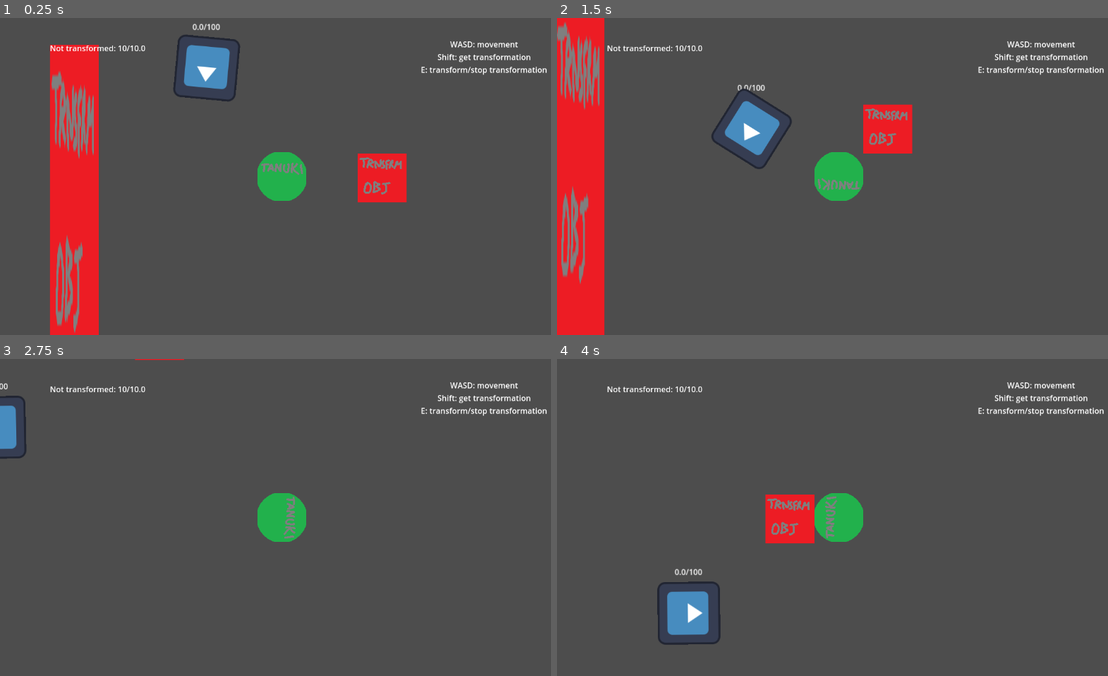
Above: before the commit, frames 1-4 (two rows, left to right).
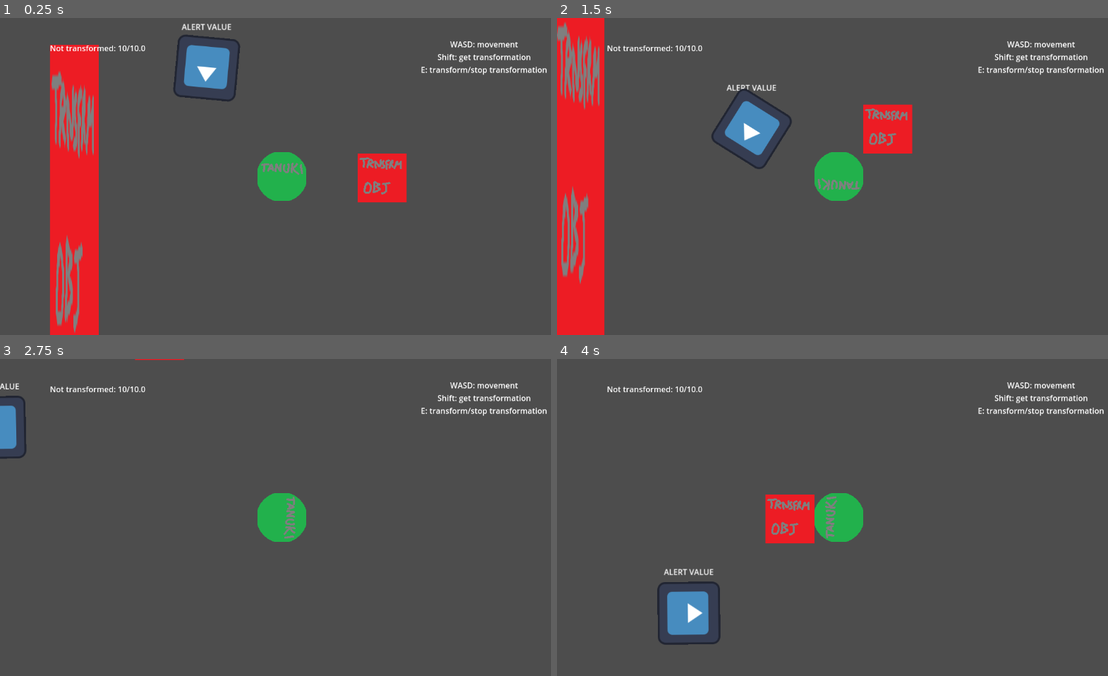
Above: after the commit, the same moments.

Repository: FinalExa/Tanuki
Game: Godot game, scene res://_Scenes/player_transform_test.tscn
Two runs of this game, one before a commit and one after it. Both use one fixed random seed, a clock stepped at 60 frames per second and the inputs below. The engine's default icon, where the game draws it, is replaced by a stand-in: a white triangle on a blue panel in a dark square.
Inputs (mouse positions are in pixels of both pictures, inside the frame that each line leads up to):
- Up to frame 1 (0.25 s): no input
- Up to frame 2 (1.5 s): move the mouse to (964, 160) at 0.52 s; hold D (right) 0.53-1.28 s; tap E (transformation) at 0.6 s; move the mouse to (727, 192) at 1.27 s; hold S (down) from 1.28 s (still down); click (727, 192) at 1.35 s
- Up to frame 3 (2.75 s): tap E (transformation) at 1.55, 2.3 s; move the mouse to (336, 447) at 2.02 s; release S (down) at 2.03 s; hold D (right) from 2.03 s (still down); tap Shift (interact) at 2.1 s
- Up to frame 4 (4 s): move the mouse to (810, 580) at 2.77 s; release D (right) at 2.78 s; hold W (up) 2.78-3.53 s; tap E (transformation) at 2.85, 3.6 s; move the mouse to (1008, 565) at 3.52 s; hold A (left) from 3.53 s (still down)

The runs differ from the first frame. In frame 1, 0.1% of the frame differs, in the area x 32-42%, y 1-4%; in frame 2, 0.1%; in frame 3, less than 0.1%; in frame 4, 0.1%, in the area x 19-29%, y 66-69%.
Error after the commit: Parse Error: Too many arguments for "initialize_guard_research()" call. Expected at most 1 but received 2. (res://Enemies/Scripts/GuardAlert.gd:77)

Commit message:
Preparation for Guard Research rework

Diff:
--- a/Enemies/Scripts/GuardController.gd
+++ b/Enemies/Scripts/GuardController.gd
@@ -30,6 +30,7 @@
 @export var lookActions: Array[LookDirections]
 
 @export var guardResearch: GuardResearch
+@export var guardStunned: GuardStunned
 
 func _ready():
 	emit_signal("get_character_ref")
--- a/Enemies/Scripts/GuardResearch.gd
+++ b/Enemies/Scripts/GuardResearch.gd
@@ -6,15 +6,16 @@
 @export var buildUpDuration: float
 @export var onReturnToCheckAlertValue: float
 @export var objectInterationDistanceThreshold: float
+@export var researchEndDuration: float
 @export var rayTargets: Array[Node2D]
 @export var researchActiveText: String
-var buildUpTimer: float
-var buildUpId: int
-var buildUpActive: bool
+var researchEndTimer: float
 var researchTarget: Node2D
 var researchLastPosition: Vector2
 var researchLastDirection: Vector2
-var isTrackingAMovable: bool
+var suspiciousItemsList: Array[Node2D]
+var stunnedGuardsList: Array[GuardController]
+var researchHasFoundSomething: bool
 
 @export var guardController: GuardController
 @export var guardAlertValue: GuardAlertValue
@@ -25,15 +26,13 @@
 @export var guardCheck: GuardCheck
 @export var guardStunned: GuardStunned
 
-func  _physics_process(_delta):
-	research_active()
+func  _physics_process(delta):
+	research_active(delta)
 
-func initialize_guard_research(target: Node2D, isMovable: bool):
+func initialize_guard_research(target: Node2D):
 	researchTarget = target
 	guardController.isInResearch = true
 	guardAlertValue.updateText(researchActiveText)
-	isTrackingAMovable = isMovable
-	buildUpTimer = buildUpDuration
 	research_setup()
 
 func research_setup():
@@ -49,63 +48,45 @@
 	guardMovement.reset_movement_speed()
 	guardRotator.setLookingAtPosition(target)
 
-func research_active():
+func research_active(delta):
 	if (guardController.isInResearch):
-		if (isTrackingAMovable):
-			follow_movable()
+		researchHasFoundSomething = false
+		var space_state = guardController.get_world_2d().direct_space_state
+		for i in rayTargets.size():
+			var query = PhysicsRayQueryParameters2D.create(guardController.position, rayTargets[i].global_position)
+			var result = space_state.intersect_ray(query)
+			if (result && result != { }):
+				researchHasFoundSomething = spotting_operations(result.collider)
+				if (guardController.isInAlert):
+					return
+		if (researchHasFoundSomething == false):
+			research_end_timer(delta)
 		else:
-			follow_not_movable()
-
-func follow_movable():
-	var space_state = guardController.get_world_2d().direct_space_state
-	for i in rayTargets.size():
-		var query = PhysicsRayQueryParameters2D.create(guardController.position, rayTargets[i].global_position)
-		var result = space_state.intersect_ray(query)
-		if (result && result != { }):
-			if (result.collider == researchTarget):
-				spotting_operations(result.collider)
-				return
-	set_buildup(2)
-
-func follow_not_movable():
-	if (guardController.position.distance_to(researchTarget.position) > objectInterationDistanceThreshold):
-		guardMovement.set_location_target(researchTarget.position)
-	else:
-		if (researchTarget is PlayerCharacter):
-			stop_research()
-			guardAlert.start_alert(researchTarget)
-		else:
-			print("Removed wrong item from zone")
+			reset_research_end_timer()
 
 func spotting_operations(trackedObject: Node2D):
-	guardRotator.setLookingAtPosition(trackedObject.global_position)
-	var distance = guardController.global_position.distance_to(trackedObject.global_position)
-	if (distance >= 0 && distance < researchSpotThreshold):
-		set_buildup(0)
-	else:
-		if (distance >= researchSpotThreshold && distance < researchFollowThreshold):
-			set_buildup(1)
+	if ((trackedObject is PlayerCharacter &&
+	trackedObject.transformationChangeRef.isTransformed == false) ||
+	trackedObject is TailFollow):
+		stop_research()
+		if (trackedObject is PlayerAttack):
+			guardAlert.start_alert(trackedObject)
 		else:
-			if (distance > researchFollowThreshold):
-				set_buildup(2)
-
-func set_buildup(id: int):
-	if (buildUpActive == false || (buildUpActive == true && id != buildUpId)):
-		if((buildUpActive == true && id >= buildUpId && id != 0) || buildUpActive == false):
-			buildUpTimer = buildUpDuration
-		buildUpId = id
-		buildUpActive = true
-
-func buildup_results():
-	if (buildUpId == 2):
-		research_to_check()
-	else:
-		if (buildUpId == 1):
-			save_target_info()
-			set_research_target(researchLastPosition)
-		else:
-			stop_research()
-			guardAlert.start_alert(researchTarget)
+			guardAlert.start_alert(trackedObject.playerRef)
+		return true
+	if (!suspiciousItemsList.find(trackedObject) &&
+	(trackedObject is PlayerCharacter &&
+	trackedObject.tranformationChangeRef.isTransformed == true &&
+	(trackedObject.tranformationChangeRef.localAllowedItemsRef == null ||
+	!trackedObject.tranformationChangeRef.localAllowedItemsRef.find(trackedObject.transformationChangeRef.currentTransformationName)))):
+		suspiciousItemsList.push_back(trackedObject)
+		return true
+	if (!stunnedGuardsList.find(trackedObject) &&
+		(trackedObject is GuardController &&
+		trackedObject.isStunned &&
+		trackedObject != guardController)):
+			stunnedGuardsList.push_back(trackedObject)
+			return true
 
 func research_to_check():
 	guardCheck.currentAlertValue = onReturnToCheckAlertValue
@@ -123,3 +104,12 @@
 	if (guardController.isInResearch == true):
 		stop_research()
 		guardStunned.start_stun()
+
+func research_end_timer(delta):
+	if (researchEndTimer>0):
+		researchEndTimer-=delta
+	else:
+		research_to_check()
+
+func reset_research_end_timer():
+	researchEndTimer = researchEndDuration
--- a/Enemies/guard.tscn
+++ b/Enemies/guard.tscn
@@ -21,7 +21,6 @@
 [ext_resource type="Script" path="res://Enemies/Scripts/BehaviorTree/GuardAlertTargetNotSeen.gd" id="15_smfg7"]
 [ext_resource type="Script" path="res://Enemies/Scripts/BehaviorTree/GuardAlertCatchPreparation.gd" id="16_8kh41"]
 [ext_resource type="Script" path="res://Enemies/Scripts/BehaviorTree/GuardIsInResearch.gd" id="17_5me30"]
-[ext_resource type="Script" path="res://Enemies/Scripts/BehaviorTree/GuardResearchBuildup.gd" id="18_f81km"]
 [ext_resource type="Script" path="res://Enemies/Scripts/BehaviorTree/GuardIsInCheck.gd" id="19_fuxqg"]
 [ext_resource type="Script" path="res://Enemies/Scripts/BehaviorTree/GuardCheckReduction.gd" id="20_n2nbb"]
 
@@ -31,10 +30,11 @@
 [sub_resource type="CircleShape2D" id="CircleShape2D_8ttp4"]
 radius = 1000.51
 
-[node name="Guard" type="CharacterBody2D" node_paths=PackedStringArray("guardResearch")]
+[node name="Guard" type="CharacterBody2D" node_paths=PackedStringArray("guardResearch", "guardStunned")]
 position = Vector2(-168, -240)
 script = ExtResource("1_loc1f")
 guardResearch = NodePath("Rotator/GuardResearch")
+guardStunned = NodePath("GuardStunned")
 
 [node name="CollisionShape2D" type="CollisionShape2D" parent="."]
 shape = SubResource("CircleShape2D_2aaw5")
@@ -311,15 +311,10 @@
 
 [node name="SelectorResearch" type="Node" parent="BehaviorTree/Sequence" node_paths=PackedStringArray("children")]
 script = ExtResource("12_6su2y")
-children = [NodePath("GuardIsInResearch"), NodePath("GuardResearchBuildup")]
+children = [NodePath("GuardIsInResearch")]
 
 [node name="GuardIsInResearch" type="Node" parent="BehaviorTree/Sequence/SelectorResearch" node_paths=PackedStringArray("guardController")]
 script = ExtResource("17_5me30")
-guardController = NodePath("../../../..")
-
-[node name="GuardResearchBuildup" type="Node" parent="BehaviorTree/Sequence/SelectorResearch" node_paths=PackedStringArray("guardResearch", "guardController")]
-script = ExtResource("18_f81km")
-guardResearch = NodePath("../../../../Rotator/GuardResearch")
 guardController = NodePath("../../../..")
 
 [node name="SelectorCheck" type="Node" parent="BehaviorTree/Sequence" node_paths=PackedStringArray("children")]
--- a/PlayerCharacter/PlayerCharacter.tscn
+++ b/PlayerCharacter/PlayerCharacter.tscn
@@ -6,7 +6,7 @@
 [ext_resource type="PackedScene" uid="uid://cek5x81rd0yiw" path="res://UI/ui.tscn" id="2_d3p1y"]
 [ext_resource type="Texture2D" uid="uid://dyiale1jrkaxh" path="res://PlayerCharacter/Sprites/PlayerSprite.png" id="2_qjwsv"]
 [ext_resource type="Script" path="res://PlayerCharacter/Scripts/TransformationChange.gd" id="3_bjmh7"]
-[ext_resource type="PackedScene" uid="uid://bqguar4cro7y5" path="res://PlayerCharacter/tail.tscn" id="6_gubbw"]
+[ext_resource type="PackedScene" uid="uid://bqguar4cro7y5" path="res://PlayerCharacter/Tail.tscn" id="6_gubbw"]
 [ext_resource type="Script" path="res://PlayerCharacter/Scripts/PlayerAttack.gd" id="8_eoajp"]
 [ext_resource type="Script" path="res://PlayerCharacter/Scripts/AttackHitbox.gd" id="9_xmiyi"]
 
@@ -35,13 +35,14 @@
 [node name="Sprite2D" type="Sprite2D" parent="Rotator"]
 texture = ExtResource("2_qjwsv")
 
-[node name="TransformationChange" type="Node2D" parent="Rotator" node_paths=PackedStringArray("tailRef", "tailLocation")]
+[node name="TransformationChange" type="Node2D" parent="Rotator" node_paths=PackedStringArray("tailRef", "tailLocation", "playerRef")]
 script = ExtResource("3_bjmh7")
 transformationDuration = 10
 tailActivationTime = 3
 timeRefundOnReactivation = 2
 tailRef = NodePath("Tail")
 tailLocation = NodePath("TailLocation")
+playerRef = NodePath("../..")
 transformationLockDuration = 1
 
 [node name="TailLocation" type="Node2D" parent="Rotator/TransformationChange"]
--- a/PlayerCharacter/Scripts/TailFollow.gd
+++ b/PlayerCharacter/Scripts/TailFollow.gd
@@ -2,6 +2,7 @@
 extends StaticBody2D
 
 var objectToTrack: Node2D
+var playerRef: PlayerCharacter
 
 func _process(_delta):
 	self.position = objectToTrack.global_position
--- a/PlayerCharacter/Scripts/TransformationChange.gd
+++ b/PlayerCharacter/Scripts/TransformationChange.gd
@@ -22,6 +22,7 @@
 @export var timeRefundOnReactivation = 0
 @export var tailRef: Node2D
 @export var tailLocation: Node2D
+@export var playerRef: PlayerCharacter
 var tailInstance
 var transformationTimer
 
@@ -88,6 +89,7 @@
 				for i in sceneRef.get_child_count():
 					if (sceneRef.get_child(i) == tailRef):
 						tailInstance = sceneRef.get_child(i)
+						tailInstance.playerRef = playerRef
 						tailInstance.objectToTrack = tailLocation
 						break
 		else:
Not shown: 1 places in Enemies/guard.tscn that only renumber resources
